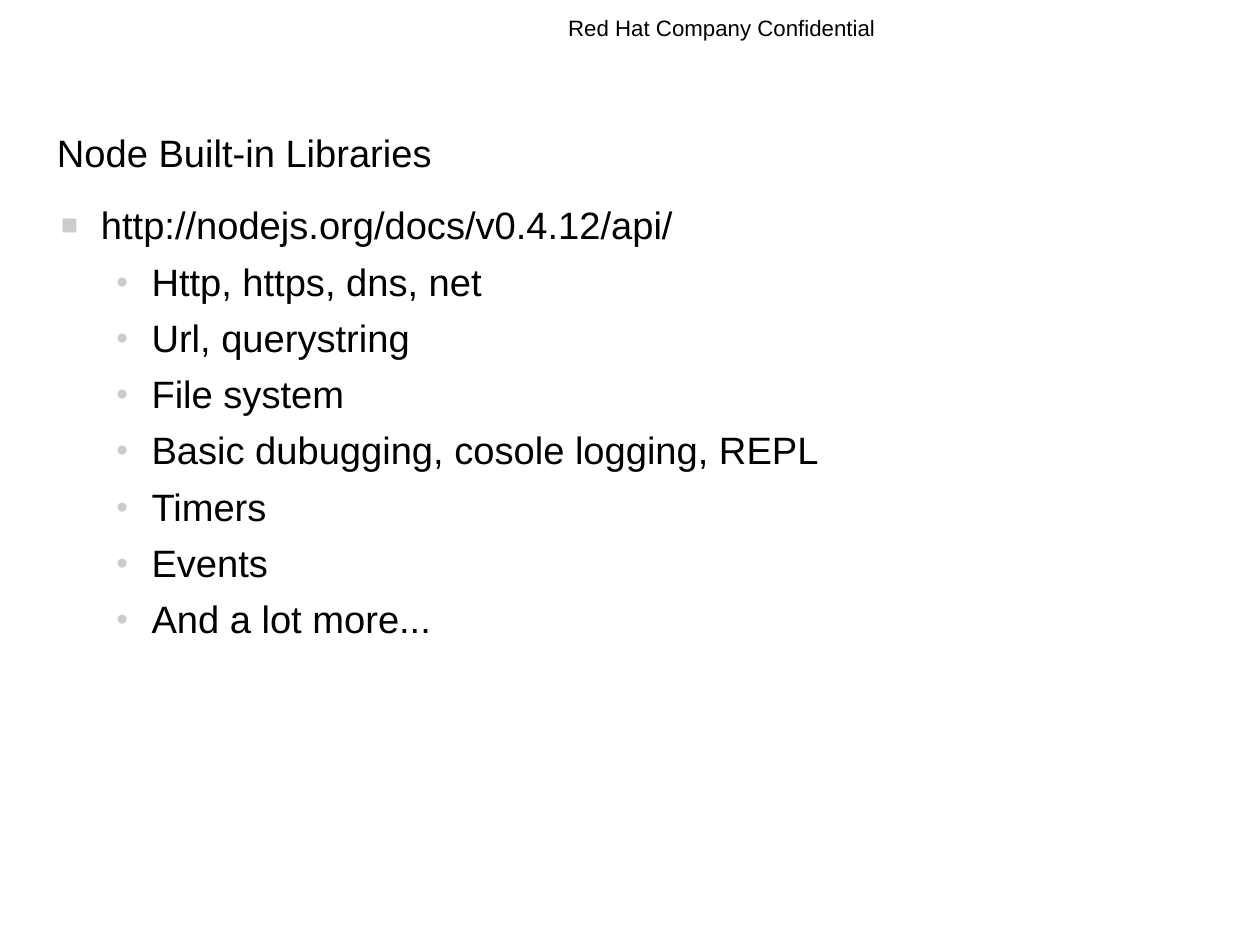
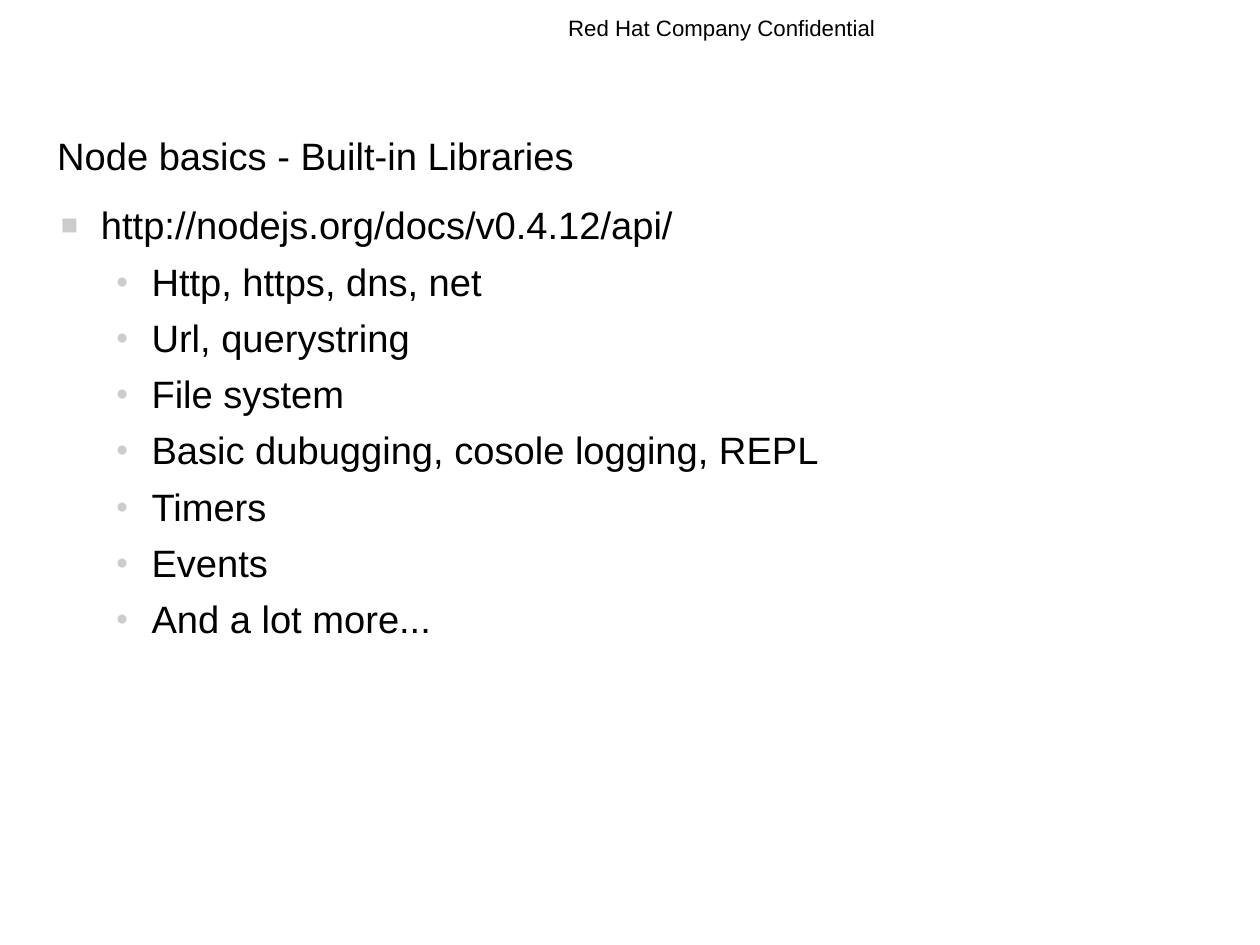
Before and after one commit to rhyw/node-trial, a slide deck: slide 8 of node-introduction.odp (slide 6 before the commit). Drawn at 1260x945 pixels with LibreOffice and Linux fonts; fonts in the diff are those of the drawing; background and template pictures are left out. Boxes give left, top, right and bottom in pixels: in the first picture for what was removed or moved away, otherwise in the second. Text is boxed around its words. In the diff, an @@ line names an element or a change of style, - is before the commit and + after.

```diff
--- a/node-introduction.odp
+++ b/node-introduction.odp
@@ title at <box>57,142,574,171</box>: text changed @@
-Node Built-in Libraries
+Node basics - Built-in Libraries
```
Also in this commit, not shown: 13 other slides changed, 6 slides added, 1 slide removed.
